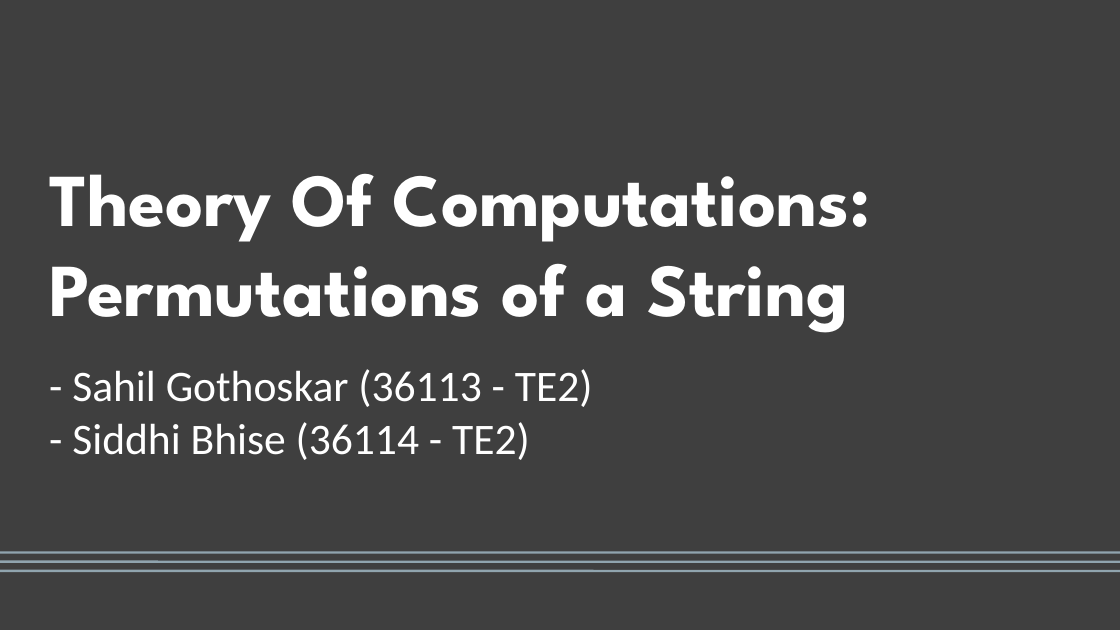
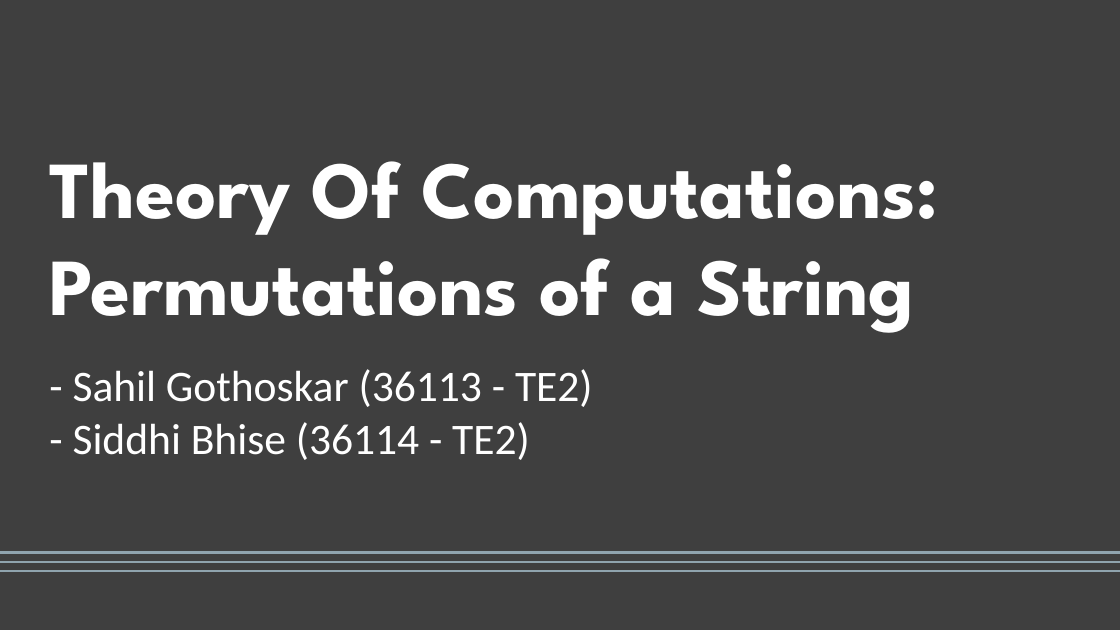
Before and after one commit to SahilGothoskar/College, a slide deck: slide 1 of Sahil-Siddhi TOC CA1.pptx. Drawn at 1120x630 pixels with LibreOffice and Linux fonts; fonts in the diff are those of the drawing. Boxes give left, top, right and bottom in pixels: in the first picture for what was removed or moved away, otherwise in the second. Text is boxed around its words. In the diff, an @@ line names an element or a change of style, - is before the commit and + after.

Commit message:
Updated

```diff
--- a/Sahil-Siddhi TOC CA1.pptx
+++ b/Sahil-Siddhi TOC CA1.pptx
@@ title "Theory Of Computations: Permutations of ..." at <box>49,161,939,333</box>: size 48 to 52 pt @@
```
Also in this commit, not shown: 3 other slides changed.
